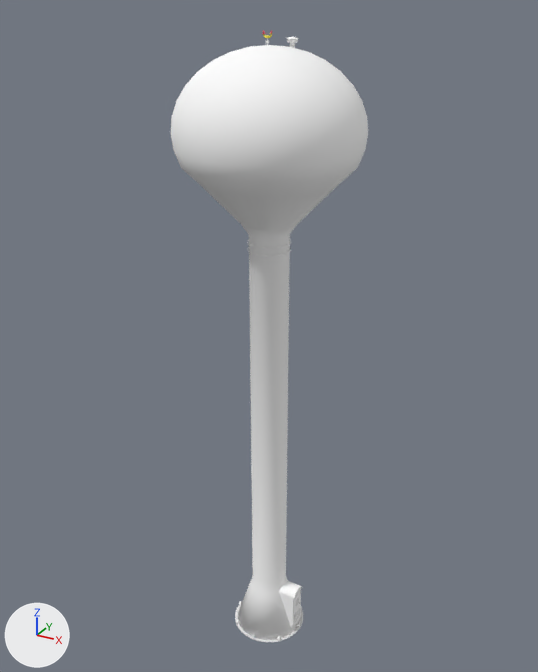
Two versions of the Blender file TermProject/TermProject/assets/Models/objects/tower/tower.blend, one commit apart.
Before and after are seen from a 50 mm lens placed at (6.77, -12.31, 13.69), pointed at (-0.16, 0.27, 7.4). The lights are fixed; the arrows at lower left show +X, +Y and +Z.

Objects in the first picture: 'Tower Sphere'.
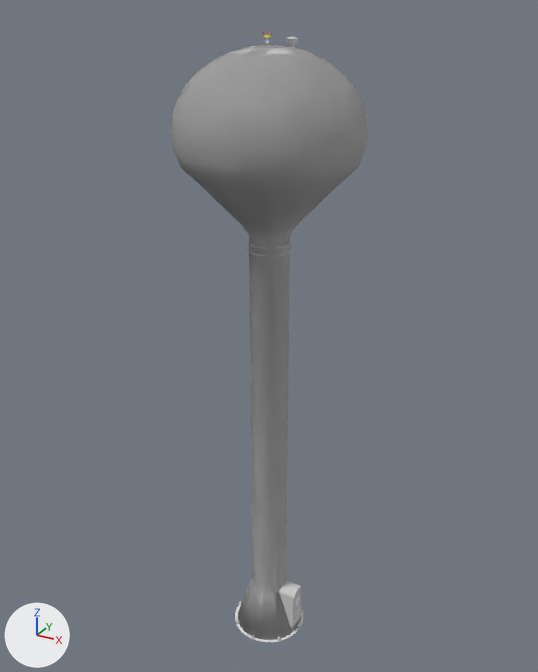
Where the newer file only moved an object's origin or applied its transform, the numbers keep the older frame.

Edits to the bpy script that builds the scene:
```text
Change mat_wall_001:
    mat_wall_001.base_color: (1.0, 1.0, 1.0) -> (0.6, 0.6, 0.6)  # white #ffffff -> light grey #cbcbcb
Add mat_wrap:
    mat_wrap = diffuse_material('Wrap')
    mat_wrap.base_color = (0.6, 0.6, 0.6)  # light grey #cbcbcb
Change me_sphere_002:
    used by ob_tower_sphere; location = (0.0, 0.0, 11.62); scale = (1.8, 1.8, 1.49)
    remove me_sphere_002.from_pydata(...)  # 4838 vertices, 3663 faces; spans x -1.0..1.0, y -1.0..1.0, z -7.81..1.16
    add me_sphere_002.from_pydata(...)  # 5332 vertices, 4130 faces; spans x -1.0..1.0, y -1.0..1.0, z -7.81..1.16
    me_sphere_002 part 1: a new loose piece of 494 vertices spanning x -1.0..1.0, y -1.0..1.0, z -7.8..1.0
    me_sphere_002 part 2: 224 faces spanning x -1.0..1.0, y -1.0..1.0, z -0.62..0.71 switch from mat_wall_001 (white #ffffff) to mat_wrap (light grey #cbcbcb)
```

Boxes (x1, y1, x2, y2) around the edits, measured in the pictures (538 x 672 px):
'Tower Sphere', recoloured (white to grey)
    both: (171, 31, 368, 642)
part 1 of me_sphere_002, added
    after: (171, 45, 368, 640)
part 2 of me_sphere_002, recoloured
    before: (171, 72, 368, 198)
    after: (171, 75, 367, 198)
